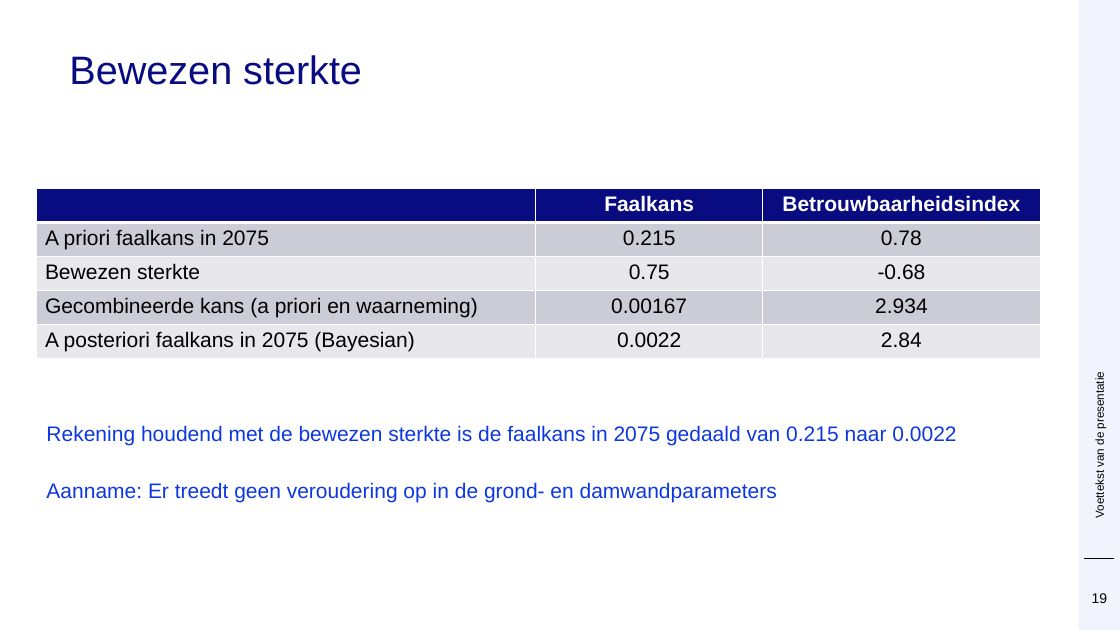
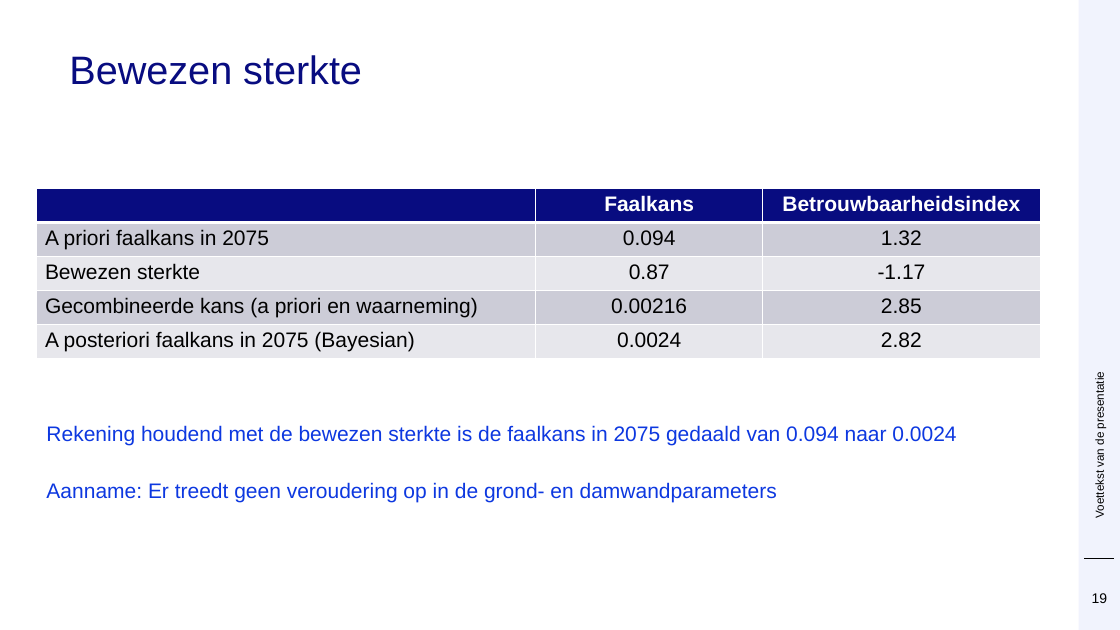
Before and after one commit to Deltares/ProbabilisticLibrary, a slide deck: slide 19 of sources/Deltares.Probabilistic.PWrapper.Examples/kratos/Prob Kratos DSD.pptx. Drawn at 1120x630 pixels with LibreOffice and Linux fonts; fonts in the diff are those of the drawing; background and template pictures are left out. Boxes give left, top, right and bottom in pixels: in the first picture for what was removed or moved away, otherwise in the second. Text is boxed around its words. In the diff, an @@ line names an element or a change of style, - is before the commit and + after.

```diff
--- a/sources/Deltares.Probabilistic.PWrapper.Examples/kratos/Prob Kratos DSD.pptx
+++ b/sources/Deltares.Probabilistic.PWrapper.Examples/kratos/Prob Kratos DSD.pptx
@@ table at [37,188,1040,359] @@
-row 2, column 2: 0.215
+row 2, column 2: 0.094
-row 2, column 3: 0.78
+row 2, column 3: 1.32
-row 3, column 2: 0.75
+row 3, column 2: 0.87
-row 3, column 3: -0.68
+row 3, column 3: -1.17
-row 4, column 2: 0.00167
+row 4, column 2: 0.00216
-row 4, column 3: 2.934
+row 4, column 3: 2.85
-row 5, column 2: 0.0022
+row 5, column 2: 0.0024
-row 5, column 3: 2.84
+row 5, column 3: 2.82
@@ text at [46,425,956,445]: text changed @@
-Rekening houdend met de bewezen sterkte is de faalkans in 2075 gedaald van 0.215 naar 0.0022
+Rekening houdend met de bewezen sterkte is de faalkans in 2075 gedaald van 0.094 naar 0.0024
```
Also in this commit, not shown: 1 other slide changed, 1 other file.
